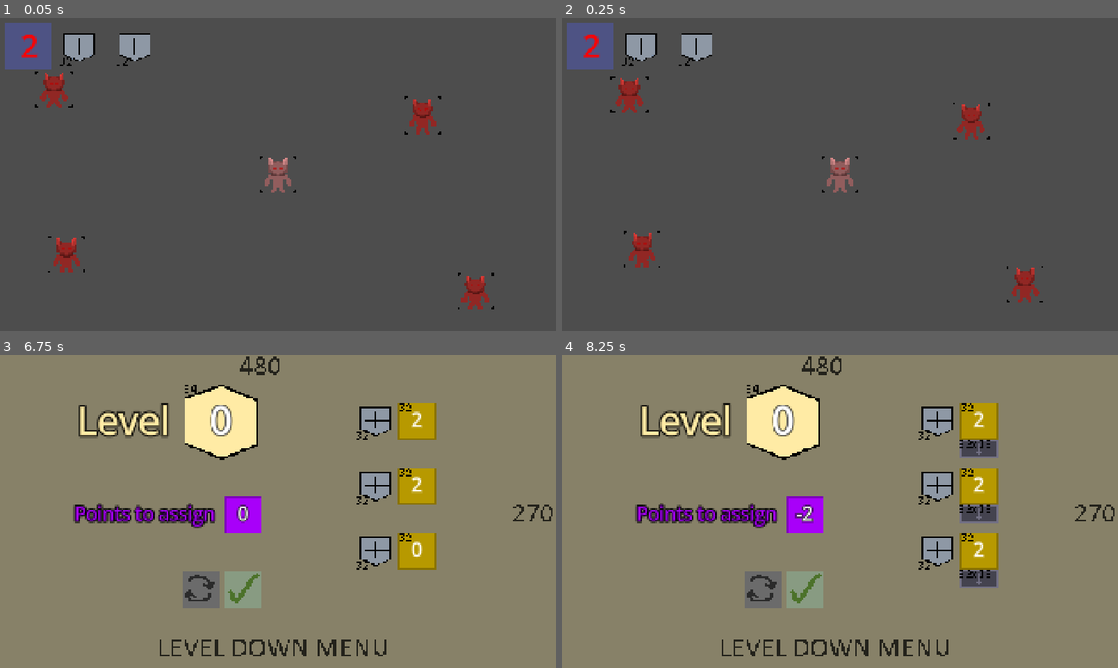
Above: before the commit, frames 1-4 (two rows, left to right).
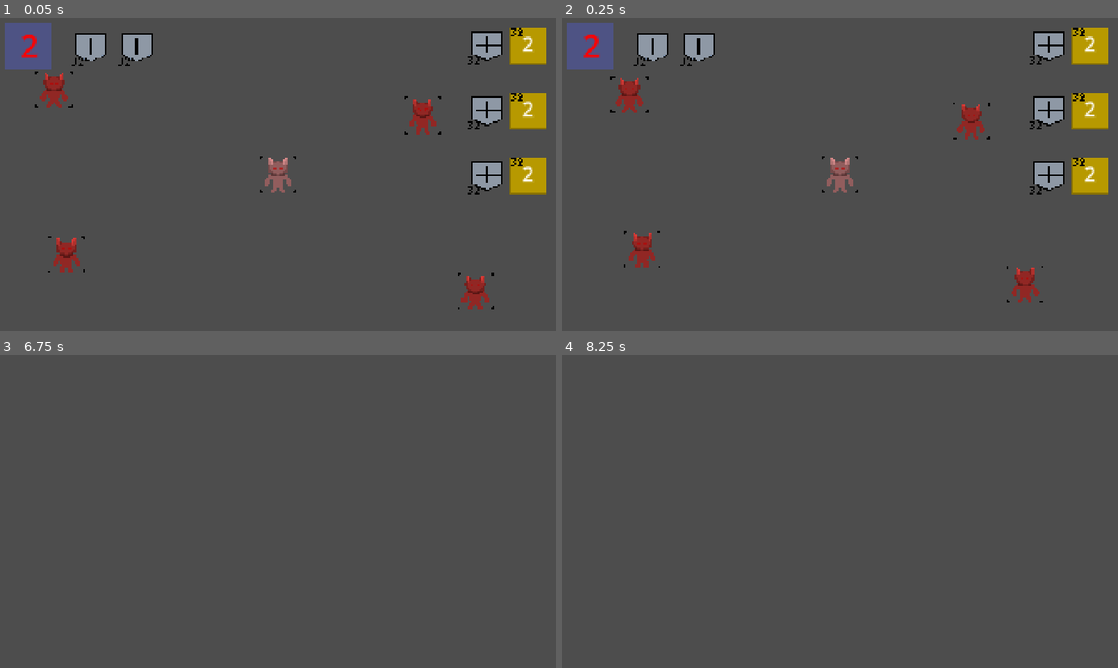
Above: after the commit, the same moments.

Repository: Paul-Sml/GameJam-gmtk2026
Game: Godot game, scene res://game_scene.tscn
Same seed, same stepped clock (60 frames per second), same inputs: the game is played once before the commit and once after it.
Inputs (mouse positions are in pixels of both pictures, inside the frame that each line leads up to):
- Up to frame 1 (0.05 s): no input
- Up to frame 2 (0.25 s): no input
- Up to frame 3 (6.75 s): move the mouse to (400, 495) at 0.52 s; hold Right (right) 0.53-1.28 s; click (400, 495) at 0.6 s; move the mouse to (166, 527) at 1.27 s; hold Down (down) 1.28-2 s; click (166, 527) at 1.35 s; click (244, 589) at 2 s; click (417, 448) at 2.75 s; click (417, 514) at 3.5 s; click (200, 589) at 4.25 s; click (417, 580) at 5 s; tap Enter at 5.75 s; move the mouse to (333, 442) at 5.77 s; hold Right (right) 5.78-6.53 s; click (333, 442) at 5.85 s; tap Space at 6.5 s; move the mouse to (250, 574) at 6.52 s; hold Up (up) from 6.53 s (still down); click (250, 574) at 6.6 s
- Up to frame 4 (8.25 s): tap Enter at 7.25 s; move the mouse to (1006, 558) at 7.27 s; release Up (up) at 7.28 s; hold Left (left) from 7.28 s (still down); click (1006, 558) at 7.35 s; tap Space at 8 s; move the mouse to (673, 464) at 8.02 s; click (673, 464) at 8.1 s

The runs differ from the first frame. In frame 1, 4.5% of the frame differs, in the area x 10-99%, y 3-57%; in frame 2, 4.5%; in frame 3, 100%, in the area x 0-100%, y 0-100%; in frame 4, 99%.

Commit message:
Add stats HUD and fix validation feedback
Add a stats display panel to the main game UI showing armor, strength, and speed counters. Fix validation logic to prevent level progression when insufficient points remain, with visual red flash feedback. Enable unique name references for TextureRect3 to support dynamic feedback.

Diff:
--- a/UI/level_down_menu.gd
+++ b/UI/level_down_menu.gd
@@ -9,6 +9,7 @@
 @onready var armor_button: TextureButton = $Menuing/VBoxContainer2/Armor/TickableCounter/ArmorButton
 @onready var strength_button: TextureButton = $Menuing/VBoxContainer2/Strength/TickableCounter/StrengthButton
 @onready var speed_button: TextureButton = $Menuing/VBoxContainer2/Speed/TickableCounter/SpeedButton
+@onready var remaining_points_texture: TextureRect = %TextureRect3
 
 #func _ready() -> void:
 	#var resource = CharacterStatsResource.new()
@@ -85,8 +86,11 @@
 	update_visuals()
 
 func _on_validate_pressed() -> void:
-	if player_resource.points_remaining > 0:
+	if player_resource.points_remaining < 0:
+		remaining_points_texture.modulate = Color(1, 0.2, 0.2, 1)
+		await get_tree().create_timer(1).timeout
+		remaining_points_texture.modulate = Color(1, 1, 1, 1)
 		return
-	#next_level.emit()
+	next_level.emit()
 	#current_level.visible = true
-	#close_menu()
+	close_menu()
--- a/UI/level_down_menu.tscn
+++ b/UI/level_down_menu.tscn
@@ -116,6 +116,7 @@
 vertical_alignment = 1
 
 [node name="TextureRect3" type="TextureRect" parent="Menuing/VBoxContainer/RemainingPoints" unique_id=969870086]
+unique_name_in_owner = true
 layout_mode = 2
 size_flags_horizontal = 4
 size_flags_vertical = 4
--- a/game_scene.tscn
+++ b/game_scene.tscn
@@ -6,6 +6,8 @@
 [ext_resource type="PackedScene" uid="uid://cqk7qvvfkqgfr" path="res://UI/level_down_menu.tscn" id="3_v1wow"]
 [ext_resource type="Texture2D" uid="uid://dltodj6c2ycd1" path="res://Assets/LevelDownMenu/stat_icon_armor.png" id="4_kdryc"]
 [ext_resource type="Script" uid="uid://dn6pv21vjkypn" path="res://Entities/Player/PlayerStats/CharStatsResource.gd" id="4_mixcd"]
+[ext_resource type="Texture2D" uid="uid://b1yysssaxylsf" path="res://Assets/LevelDownMenu/stat_holder.png" id="5_e35lh"]
+[ext_resource type="Texture2D" uid="uid://dtchdch4nigm1" path="res://Assets/LevelDownMenu/stat_button.png" id="6_udeyl"]
 
 [sub_resource type="Resource" id="Resource_v1wow"]
 script = ExtResource("4_mixcd")
@@ -42,11 +44,11 @@
 [node name="ArmorIcons" type="HBoxContainer" parent="CanvasLayer/PlayerUI" unique_id=1682893839]
 unique_name_in_owner = true
 layout_mode = 0
-offset_left = 51.75
+offset_left = 62.0
 offset_top = 4.75
-offset_right = 131.75
+offset_right = 142.0
 offset_bottom = 44.75
-theme_override_constants/separation = 16
+theme_override_constants/separation = 8
 
 [node name="TextureRect" type="TextureRect" parent="CanvasLayer/PlayerUI/ArmorIcons" unique_id=374069472]
 layout_mode = 2
@@ -59,6 +61,163 @@
 size_flags_horizontal = 4
 size_flags_vertical = 4
 texture = ExtResource("4_kdryc")
+
+[node name="MarginContainer" type="MarginContainer" parent="CanvasLayer/PlayerUI" unique_id=1556402924]
+layout_mode = 1
+anchors_preset = 1
+anchor_left = 1.0
+anchor_right = 1.0
+offset_left = 372.0
+offset_right = 440.0
+offset_bottom = 184.0
+grow_horizontal = 0
+theme_override_constants/margin_left = 8
+theme_override_constants/margin_top = 8
+theme_override_constants/margin_right = 8
+theme_override_constants/margin_bottom = 8
+
+[node name="VBoxContainer2" type="VBoxContainer" parent="CanvasLayer/PlayerUI/MarginContainer" unique_id=1537979256]
+layout_mode = 2
+theme_override_constants/separation = 8
+
+[node name="Armor" type="HBoxContainer" parent="CanvasLayer/PlayerUI/MarginContainer/VBoxContainer2" unique_id=1283895023]
+layout_mode = 2
+size_flags_horizontal = 4
+size_flags_vertical = 4
+
+[node name="StatIcon" type="TextureRect" parent="CanvasLayer/PlayerUI/MarginContainer/VBoxContainer2/Armor" unique_id=1036092823]
+layout_mode = 2
+texture = ExtResource("4_kdryc")
+stretch_mode = 2
+
+[node name="TickableCounter" type="VBoxContainer" parent="CanvasLayer/PlayerUI/MarginContainer/VBoxContainer2/Armor" unique_id=1789835924]
+propagate_maximum_size = false
+layout_mode = 2
+size_flags_horizontal = 4
+size_flags_vertical = 4
+theme_override_constants/separation = 0
+
+[node name="StatHolder" type="TextureRect" parent="CanvasLayer/PlayerUI/MarginContainer/VBoxContainer2/Armor/TickableCounter" unique_id=1518564696]
+layout_mode = 2
+size_flags_horizontal = 4
+size_flags_vertical = 4
+texture = ExtResource("5_e35lh")
+stretch_mode = 2
+
+[node name="ArmorLabel" type="Label" parent="CanvasLayer/PlayerUI/MarginContainer/VBoxContainer2/Armor/TickableCounter/StatHolder" unique_id=1828946605]
+unique_name_in_owner = true
+layout_mode = 1
+anchors_preset = 15
+anchor_right = 1.0
+anchor_bottom = 1.0
+grow_horizontal = 2
+grow_vertical = 2
+text = "2"
+horizontal_alignment = 1
+vertical_alignment = 1
+
+[node name="ArmorButton" type="TextureButton" parent="CanvasLayer/PlayerUI/MarginContainer/VBoxContainer2/Armor/TickableCounter" unique_id=1940965894]
+modulate = Color(1, 1, 1, 0)
+custom_minimum_size = Vector2(0, 16)
+custom_maximum_size = Vector2(-1, 16)
+layout_mode = 2
+size_flags_horizontal = 4
+size_flags_vertical = 4
+texture_normal = ExtResource("6_udeyl")
+
+[node name="Strength" type="HBoxContainer" parent="CanvasLayer/PlayerUI/MarginContainer/VBoxContainer2" unique_id=1607979713]
+layout_mode = 2
+size_flags_horizontal = 4
+size_flags_vertical = 4
+
+[node name="StatIcon" type="TextureRect" parent="CanvasLayer/PlayerUI/MarginContainer/VBoxContainer2/Strength" unique_id=695645616]
+layout_mode = 2
+texture = ExtResource("4_kdryc")
+stretch_mode = 2
+
+[node name="TickableCounter" type="VBoxContainer" parent="CanvasLayer/PlayerUI/MarginContainer/VBoxContainer2/Strength" unique_id=1054011288]
+propagate_maximum_size = false
+layout_mode = 2
+size_flags_horizontal = 4
+size_flags_vertical = 4
+theme_override_constants/separation = 0
+
+[node name="StatHolder" type="TextureRect" parent="CanvasLayer/PlayerUI/MarginContainer/VBoxContainer2/Strength/TickableCounter" unique_id=600461116]
+layout_mode = 2
+size_flags_horizontal = 4
+size_flags_vertical = 4
+texture = ExtResource("5_e35lh")
+stretch_mode = 2
+
+[node name="StrengthLabel" type="Label" parent="CanvasLayer/PlayerUI/MarginContainer/VBoxContainer2/Strength/TickableCounter/StatHolder" unique_id=1388205001]
+unique_name_in_owner = true
+layout_mode = 1
+anchors_preset = 15
+anchor_right = 1.0
+anchor_bottom = 1.0
+grow_horizontal = 2
+grow_vertical = 2
+text = "2"
+horizontal_alignment = 1
+vertical_alignment = 1
+
+[node name="StrengthButton" type="TextureButton" parent="CanvasLayer/PlayerUI/MarginContainer/VBoxContainer2/Strength/TickableCounter" unique_id=855977829]
+modulate = Color(1, 1, 1, 0)
+custom_minimum_size = Vector2(0, 16)
+custom_maximum_size = Vector2(-1, 16)
+layout_mode = 2
+size_flags_horizontal = 4
+size_flags_vertical = 4
+texture_normal = ExtResource("6_udeyl")
+
+[node name="Speed" type="HBoxContainer" parent="CanvasLayer/PlayerUI/MarginContainer/VBoxContainer2" unique_id=1886386486]
+layout_mode = 2
+size_flags_horizontal = 4
+size_flags_vertical = 4
+
+[node name="StatIcon" type="TextureRect" parent="CanvasLayer/PlayerUI/MarginContainer/VBoxContainer2/Speed" unique_id=921304977]
+layout_mode = 2
+texture = ExtResource("4_kdryc")
+stretch_mode = 2
+
+[node name="TickableCounter" type="VBoxContainer" parent="CanvasLayer/PlayerUI/MarginContainer/VBoxContainer2/Speed" unique_id=1175796332]
+propagate_maximum_size = false
+layout_mode = 2
+size_flags_horizontal = 4
+size_flags_vertical = 4
+theme_override_constants/separation = 0
+
+[node name="StatHolder" type="TextureRect" parent="CanvasLayer/PlayerUI/MarginContainer/VBoxContainer2/Speed/TickableCounter" unique_id=500910210]
+layout_mode = 2
+size_flags_horizontal = 4
+size_flags_vertical = 4
+texture = ExtResource("5_e35lh")
+stretch_mode = 2
+
+[node name="SpeedLabel" type="Label" parent="CanvasLayer/PlayerUI/MarginContainer/VBoxContainer2/Speed/TickableCounter/StatHolder" unique_id=579611457]
+unique_name_in_owner = true
+layout_mode = 1
+anchors_preset = 15
+anchor_right = 1.0
+anchor_bottom = 1.0
+grow_horizontal = 2
+grow_vertical = 2
+text = "2"
+horizontal_alignment = 1
+vertical_alignment = 1
+
+[node name="SpeedButton" type="TextureButton" parent="CanvasLayer/PlayerUI/MarginContainer/VBoxContainer2/Speed/TickableCounter" unique_id=783980608]
+modulate = Color(1, 1, 1, 0)
+custom_minimum_size = Vector2(0, 16)
+custom_maximum_size = Vector2(-1, 16)
+layout_mode = 2
+size_flags_horizontal = 4
+size_flags_vertical = 4
+texture_normal = ExtResource("6_udeyl")
+
+[node name="AllStats" type="MarginContainer" parent="CanvasLayer/PlayerUI/MarginContainer/VBoxContainer2" unique_id=1416308710]
+layout_mode = 2
+theme_override_constants/margin_top = 16
 
 [node name="LevelDownMenu" parent="." unique_id=2091781716 instance=ExtResource("3_v1wow")]
 unique_name_in_owner = true
